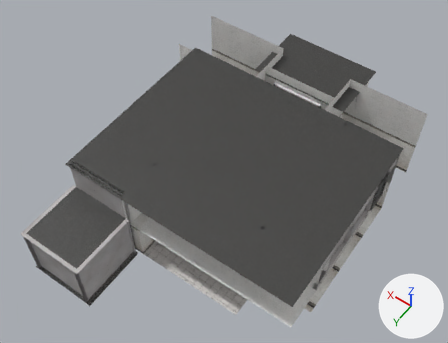
An edit to the Blender file Rooms/SurfaceZone/sz_gateb_ent.blend, drawn before and after from the same camera.
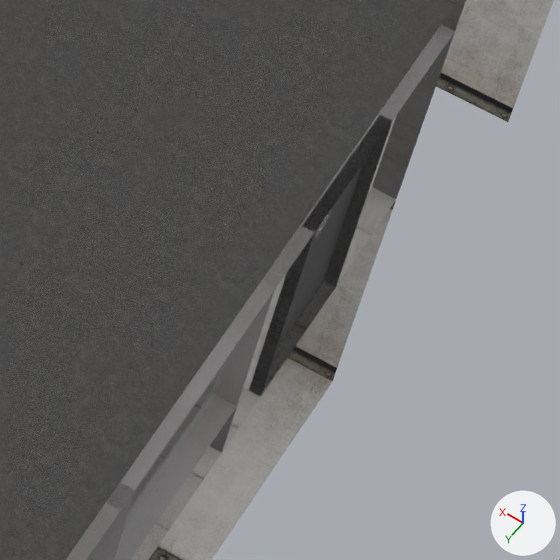
The first picture shows the older version from a camera (50 mm lens) standing at (-11.3, 17.0, 26.5) and looking at (0.7, 0.2, 0.0). The close-ups show both versions on the part from 75% to 92% of the width and 45% to 68% of the height of that picture; other places that the commit changed are outside them. Arrows for +X, +Y and +Z are at lower right; the lights stay in place.

In view in the first close-up: 'concretefloor', 'door01', 'metal', 'tilefloor', 'white', 'whitewall'.
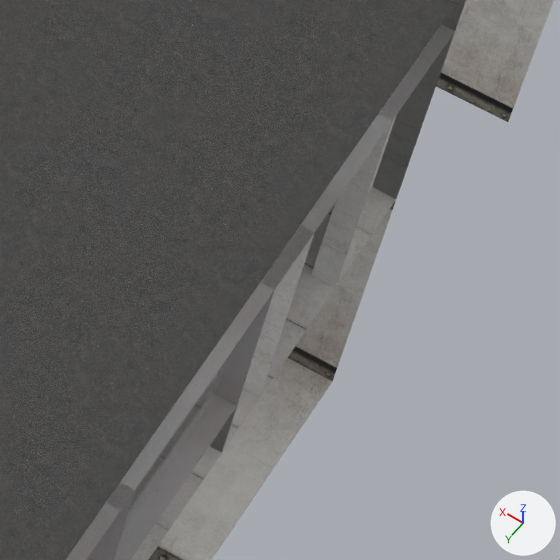
Where the newer file only moved an object's origin or applied its transform, the numbers keep the older frame.

Boxes [x1, y1, x2, y2] around the edits, measured in the close-ups (560 x 560 px):
'door01', deleted (black)
    before: [249, 115, 392, 397]

What changed in the scene script:
```text
Remove ob_door01:
    ob_door01 = bpy.data.objects.new('door01', me_door01_16)
    ob_door01.location = (0.0, 0.0, 0.0)
```
